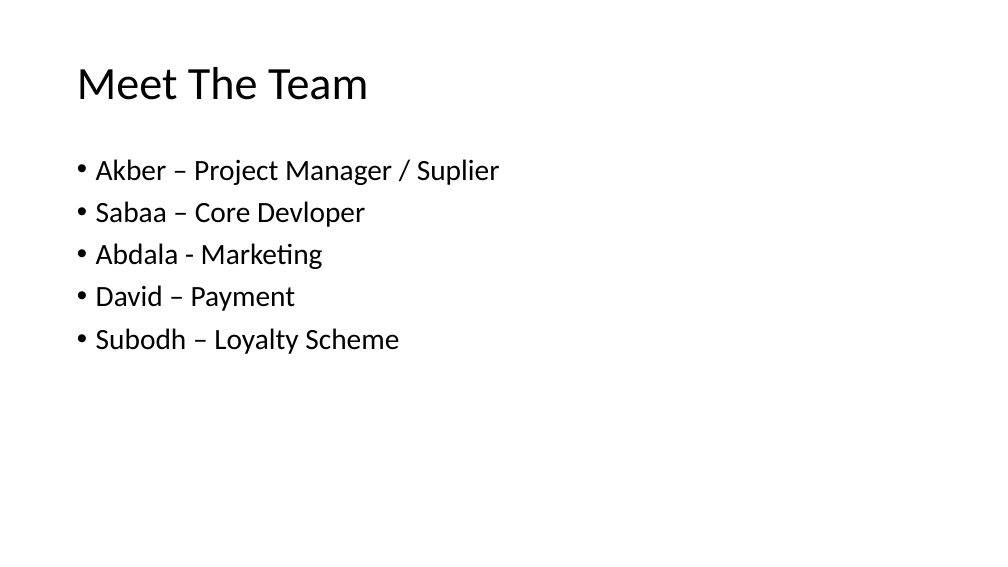
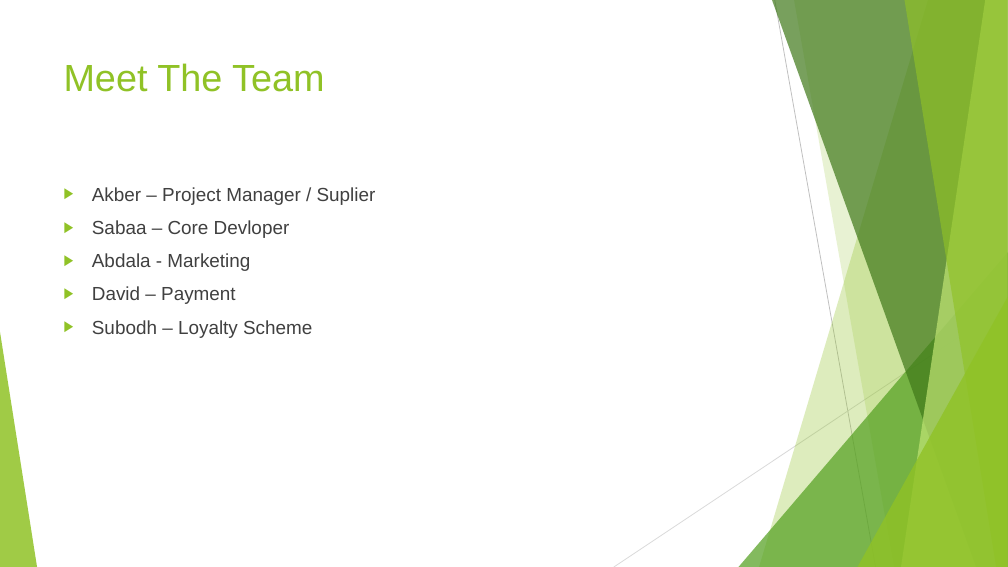
Before and after one commit to ASA786/supermarket_app, a slide deck: slide 3 of Team Project/Presentation.pptx. Drawn at 1008x567 pixels with LibreOffice and Linux fonts; fonts in the diff are those of the drawing. Boxes give left, top, right and bottom in pixels: in the first picture for what was removed or moved away, otherwise in the second. Text is boxed around its words. In the diff, an @@ line names an element or a change of style, - is before the commit and + after.

```diff
--- a/Team Project/Presentation.pptx
+++ b/Team Project/Presentation.pptx
@@ title "Meet The Team": place and size @@
-title "Meet The Team" at box(77, 67, 368, 100)
+title "Meet The Team" at box(64, 63, 324, 92)
@@ title "Meet The Team" at box(64, 63, 324, 92): size 44 to 36 pt, font Calibri to Arial, text colour #000000 to #90C226; line spacing 0.9 to 1; vertical alignment middle to top @@
@@ text "Akber – Project Manager / ...": place and size @@
-text "Akber – Project Manager / ..." at box(96, 159, 500, 354)
+text "Akber – Project Manager / ..." at box(92, 187, 376, 338)
@@ text "Akber – Project Manager / ..." at box(92, 187, 376, 338): size 28 to 18 pt, font Calibri to Arial, text colour #000000 to #404040; bullet • to ▶; line spacing 0.9 to 1 @@
@@ group added at box(0, 0, 1008, 567): 5 freeform shapes, 3 triangles, 2 lines @@
```
Also in this commit, not shown: 8 other slides changed, 2 slides added, 1 slide removed.
